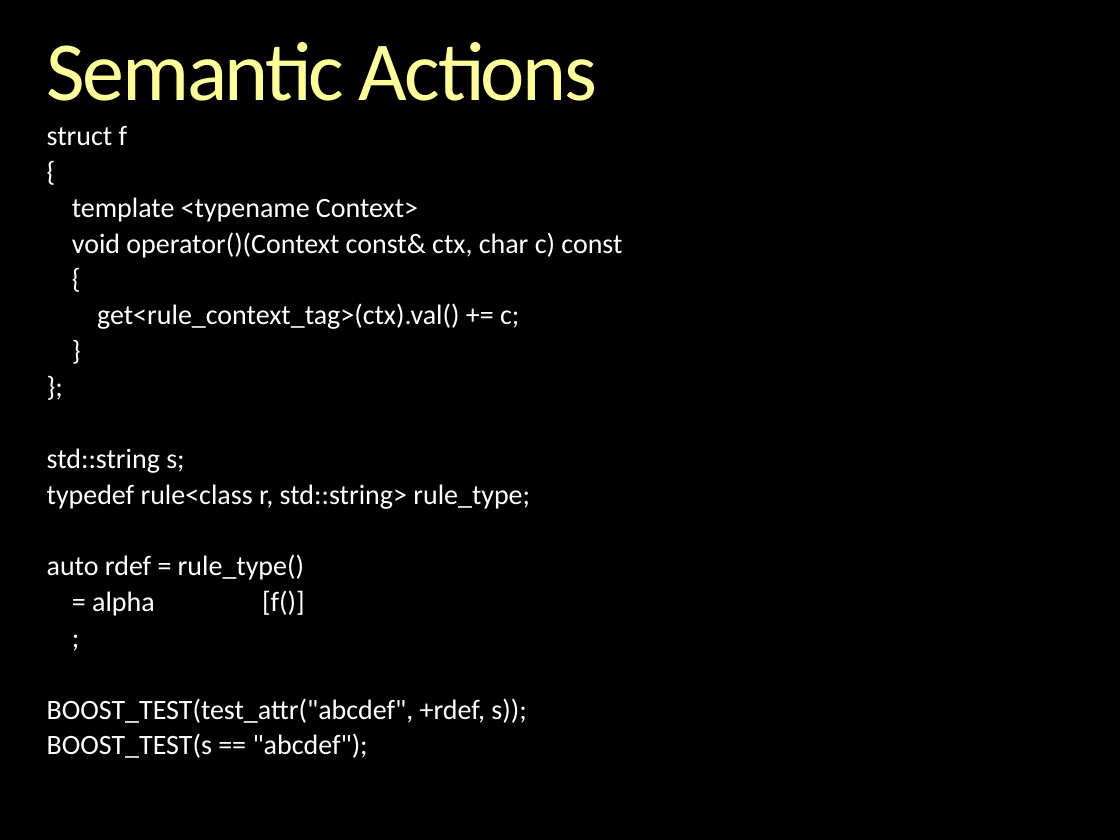
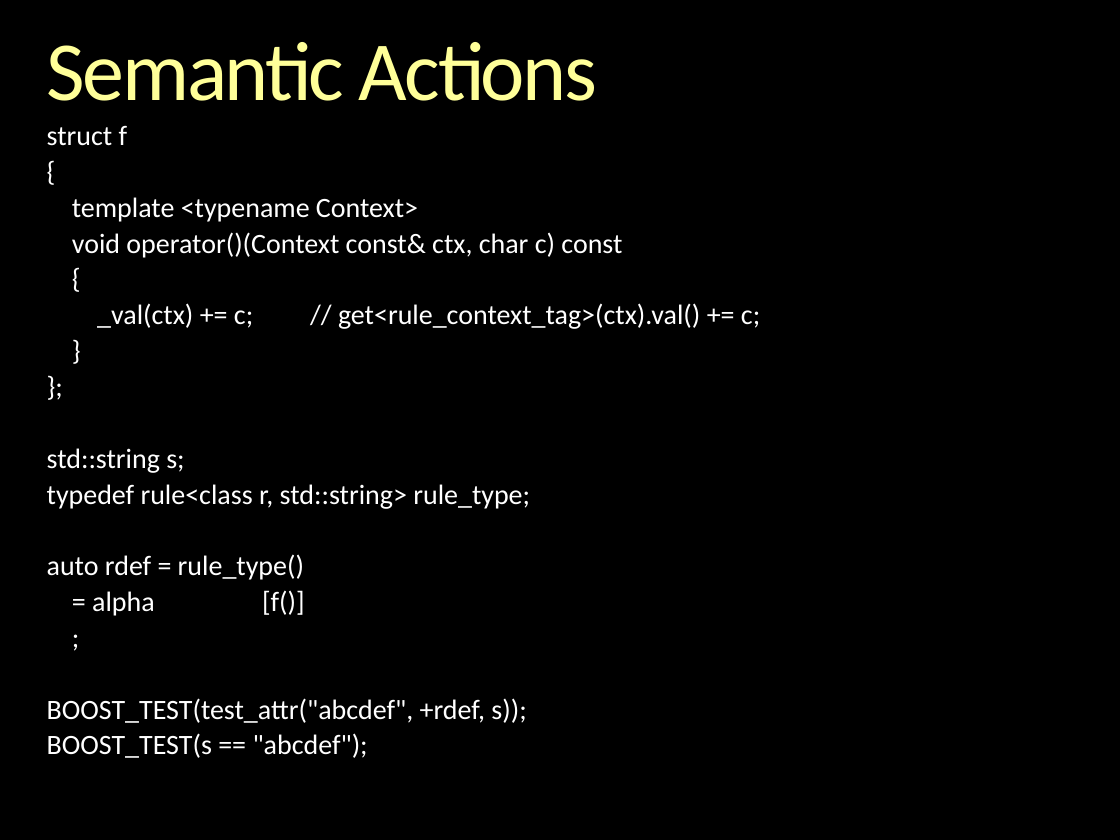
Before and after one commit to boostorg/spirit, a slide deck: slide 111 of libs/spirit/doc/cppnow_2013/Inside Spirit X3.pptx (slide 116 before the commit). Drawn at 1120x840 pixels with LibreOffice and Linux fonts; fonts in the diff are those of the drawing; background and template pictures are left out. Boxes give left, top, right and bottom in pixels: in the first picture for what was removed or moved away, otherwise in the second. Text is boxed around its words. In the diff, an @@ line names an element or a change of style, - is before the commit and + after.

```diff
--- a/libs/spirit/doc/cppnow_2013/Inside Spirit X3.pptx
+++ b/libs/spirit/doc/cppnow_2013/Inside Spirit X3.pptx
@@ text at <box>97,303,760,329</box>: text changed @@
-get<rule_context_tag>(ctx).val() += c;
+_val(ctx) += c; // get<rule_context_tag>(ctx).val() += c;
```
Also in this commit, not shown: 14 other slides changed, 1 slide added, 5 slides removed.
